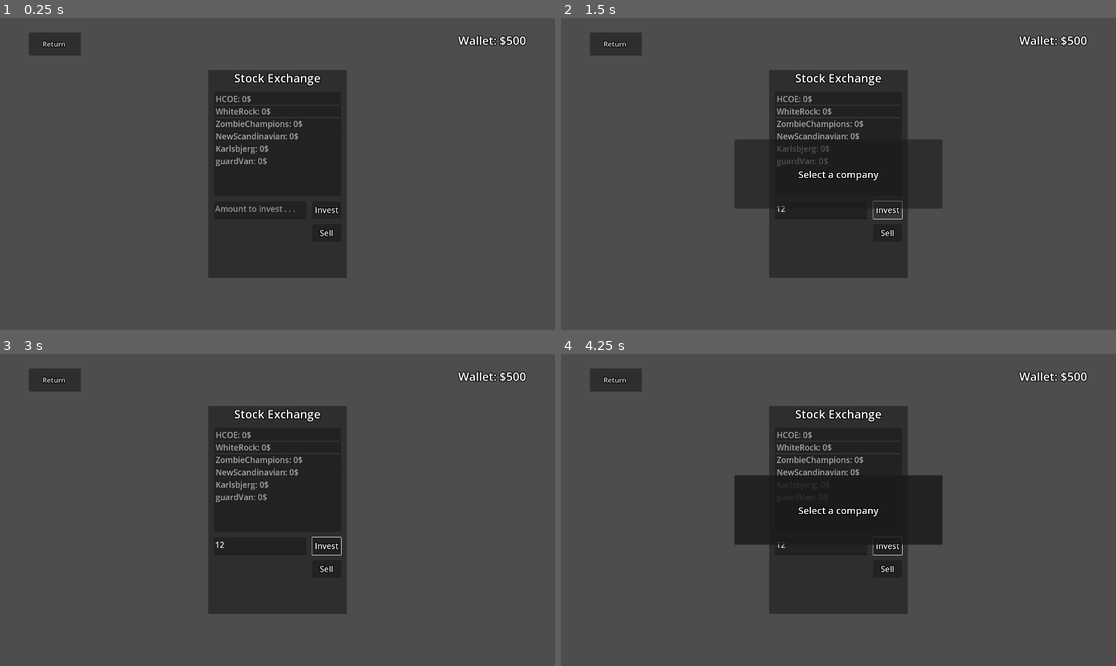
Above: before the commit, frames 1-4 (two rows, left to right).
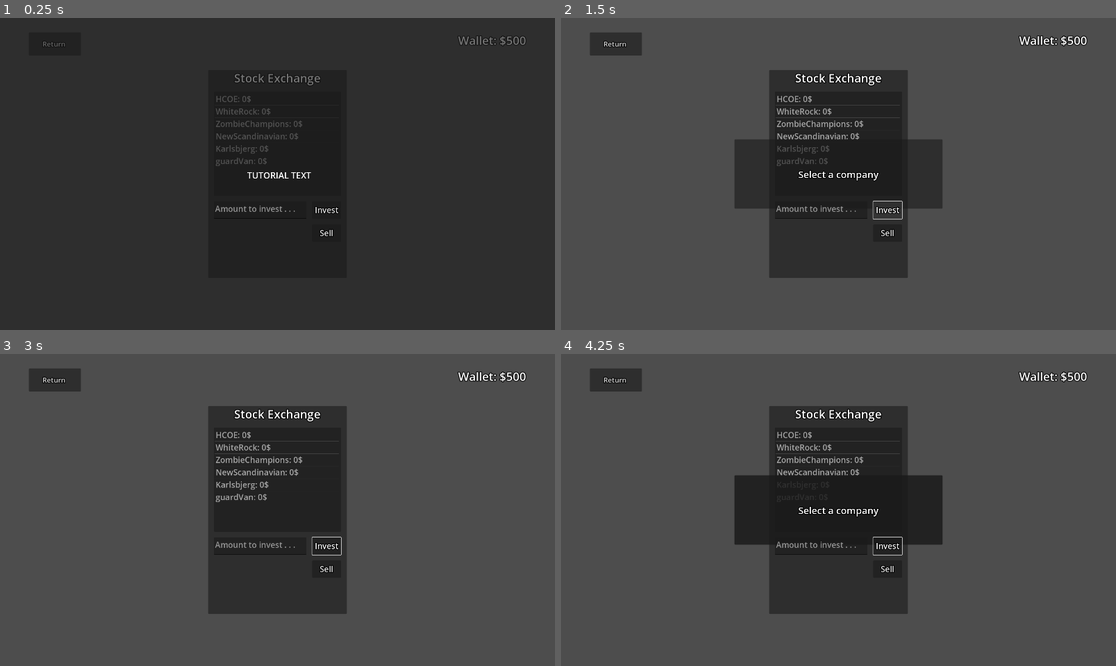
Above: after the commit, the same moments.

Repository: ThyGram/Eksamensprojekt-DDU
Game: Godot game, scene res://MainGame/Computer/computer_stocks.tscn
Two runs of this game, one before a commit and one after it. Both use one fixed random seed, a clock stepped at 60 frames per second and the inputs below. This scene is started directly instead of the project's main scene.
Inputs (mouse positions are in pixels of both pictures, inside the frame that each line leads up to):
- Up to frame 1 (0.25 s): no input
- Up to frame 2 (1.5 s): click (821, 211) at 0.52 s; type "12" at 0.6 s; click "Invest" at 1.25 s
- Up to frame 3 (3 s): click "Sell" at 2 s; click "Return" at 2.75 s
- Up to frame 4 (4.25 s): tap Enter (ui_accept) at 3.5, 3.77 s; move the mouse to (960, 494) at 3.52 s; press the mouse at (960, 494) at 3.53 s; hold D (Right) from 3.53 s (still down)

The runs differ from the first frame. In frame 1, 83% of the frame differs, in the area x 0-100%, y 0-100%; in frame 2, 0.1%; in frame 3, 0.1%; in frame 4, 0.1%.

Commit message:
tutrorailal

Diff:
--- a/GodotGame/MainGame/Computer/computer_bank.tscn
+++ b/GodotGame/MainGame/Computer/computer_bank.tscn
@@ -79,6 +79,7 @@
 theme_override_colors/font_outline_color = Color(0, 0, 0, 1)
 theme_override_constants/outline_size = 10
 theme_override_font_sizes/font_size = 40
+text = "MONEY"
 
 [node name="BankMoney" type="Label" parent="."]
 layout_mode = 0
@@ -90,6 +91,7 @@
 theme_override_colors/font_outline_color = Color(0, 0, 0, 1)
 theme_override_constants/outline_size = 10
 theme_override_font_sizes/font_size = 50
+text = "BANK MONEY"
 horizontal_alignment = 1
 vertical_alignment = 1
 
@@ -180,6 +182,7 @@
 theme_override_colors/font_outline_color = Color(0, 0, 0, 1)
 theme_override_constants/outline_size = 10
 theme_override_font_sizes/font_size = 40
+text = "INTEREST"
 horizontal_alignment = 1
 vertical_alignment = 1
 
--- a/GodotGame/MainGame/Computer/computer_stocks.gd
+++ b/GodotGame/MainGame/Computer/computer_stocks.gd
@@ -6,6 +6,12 @@
 
 func _ready():
 	storage.connect("stocks_changed", UpdateList)
+
+	if !storage.StockTutorial or storage.StockTutorial == null:
+		storage.StockTutorial = false
+		$TutorialPanel.visible = true
+	else:
+		$TutorialPanel.queue_free()
 
 	for key in stocks:
 		$Panel/CurrentInvestments.add_item(stocks[key][2] + ": " + str(stocks[key][0]) + "$", null, true)
@@ -19,6 +25,11 @@
 func _input(event):
 	if (event.is_action_pressed("Escape")):
 		get_tree().change_scene_to_file("res://MainGame/main_game_computer.tscn")
+	if (event.is_action_pressed("LeftClick") and !storage.StockTutorial):
+		$TutorialPanel.queue_free()
+		storage.StockTutorial = true
+
+
 
 # Called every frame. 'delta' is the elapsed time since the previous frame.
 func _process(delta):
--- a/GodotGame/MainGame/Computer/computer_stocks.tscn
+++ b/GodotGame/MainGame/Computer/computer_stocks.tscn
@@ -54,6 +54,7 @@
 theme_override_font_sizes/font_size = 28
 
 [node name="Invest" type="Button" parent="Panel"]
+z_index = 6
 layout_mode = 1
 anchors_preset = 6
 anchor_left = 1.0
@@ -72,6 +73,7 @@
 text = "Invest"
 
 [node name="InvestingAmount" type="TextEdit" parent="Panel"]
+z_index = 6
 layout_mode = 1
 anchors_preset = 4
 anchor_top = 0.5
@@ -85,6 +87,7 @@
 placeholder_text = "Amount to invest . . ."
 
 [node name="Sell" type="Button" parent="Panel"]
+z_index = 6
 layout_mode = 1
 anchors_preset = 6
 anchor_left = 1.0
@@ -128,6 +131,32 @@
 theme_override_font_sizes/font_size = 24
 text = "Return "
 
+[node name="TutorialPanel" type="Panel" parent="."]
+z_index = 5
+layout_mode = 0
+offset_left = -33.0
+offset_top = -27.0
+offset_right = 1964.0
+offset_bottom = 1116.0
+
+[node name="Tutorial Text" type="Label" parent="TutorialPanel"]
+layout_mode = 1
+anchors_preset = 8
+anchor_left = 0.5
+anchor_top = 0.5
+anchor_right = 0.5
+anchor_bottom = 0.5
+offset_left = -286.0
+offset_top = -147.5
+offset_right = 286.0
+offset_bottom = 147.5
+grow_horizontal = 2
+grow_vertical = 2
+theme_override_font_sizes/font_size = 30
+text = "TUTORIAL TEXT"
+horizontal_alignment = 1
+vertical_alignment = 1
+
 [connection signal="pressed" from="Panel/Invest" to="." method="_on_invest_pressed"]
 [connection signal="pressed" from="Panel/Sell" to="." method="_on_sell_pressed"]
 [connection signal="pressed" from="ReturnButton" to="." method="_on_return_button_pressed"]
--- a/GodotGame/Menu/Login.gd
+++ b/GodotGame/Menu/Login.gd
@@ -24,6 +24,7 @@
 	get_player($Username.text, $Password.text)
 
 func _ready():
+	print("READT")
 	randomize()
 	add_child(http_request)
 	http_request.connect("request_completed", Callable(self, "_http_request_completed"))
--- a/GodotGame/Menu/Login.tscn
+++ b/GodotGame/Menu/Login.tscn
@@ -20,6 +20,7 @@
 placeholder_text = "username"
 
 [node name="Password" type="TextEdit" parent="."]
+layout_mode = 0
 offset_left = 800.0
 offset_top = 388.0
 offset_right = 1028.0
@@ -35,6 +36,7 @@
 text = "Login"
 
 [node name="Register" type="Button" parent="."]
+layout_mode = 0
 offset_left = 838.0
 offset_top = 614.0
 offset_right = 998.0
--- a/GodotGame/Menu/Register.gd
+++ b/GodotGame/Menu/Register.gd
@@ -105,7 +105,6 @@
 		print("Requesting nonce")
 
 func new_player(username, password, displayname, highscore):
-
 	var command = "add_score"
 	var data = {"username": username, "passkey": password, "displayname": displayname, "highscore": highscore}
 	request_queue.push_back({"command": command, "data": data})
--- a/GodotGame/Menu/Register.tscn
+++ b/GodotGame/Menu/Register.tscn
@@ -20,6 +20,7 @@
 placeholder_text = "Username"
 
 [node name="Password" type="TextEdit" parent="."]
+layout_mode = 0
 offset_left = 746.0
 offset_top = 333.0
 offset_right = 1082.0
@@ -27,6 +28,7 @@
 placeholder_text = "Password"
 
 [node name="Displayname" type="TextEdit" parent="."]
+layout_mode = 0
 offset_left = 744.0
 offset_top = 433.0
 offset_right = 1080.0
@@ -42,6 +44,7 @@
 text = "Register"
 
 [node name="Return" type="Button" parent="."]
+layout_mode = 0
 offset_left = 268.0
 offset_top = 32.0
 offset_right = 336.0
--- a/GodotGame/PopUps/PauseMenu.tscn
+++ b/GodotGame/PopUps/PauseMenu.tscn
@@ -25,12 +25,13 @@
 anchors_preset = 5
 anchor_left = 0.5
 anchor_right = 0.5
-offset_left = -20.0
-offset_right = 20.0
-offset_bottom = 23.0
+offset_left = -172.5
+offset_right = 172.5
+offset_bottom = 42.0
 grow_horizontal = 2
 theme_override_font_sizes/font_size = 30
 text = "Game Paused DAY X"
+horizontal_alignment = 1
 
 [node name="Continue" type="Button" parent="Panel"]
 layout_mode = 0
@@ -50,5 +51,19 @@
 theme_override_font_sizes/font_size = 20
 text = "Quit"
 
+[node name="Label" type="Label" parent="Panel"]
+layout_mode = 1
+anchors_preset = 7
+anchor_left = 0.5
+anchor_top = 1.0
+anchor_right = 0.5
+anchor_bottom = 1.0
+offset_left = -81.5
+offset_top = -64.0
+offset_right = 81.5
+grow_horizontal = 2
+grow_vertical = 0
+text = "Progress is not saved"
+
 [connection signal="pressed" from="Panel/Continue" to="." method="_on_continue_pressed"]
 [connection signal="pressed" from="Panel/Quit" to="." method="_on_quit_pressed"]
--- a/GodotGame/SingleTon.gd
+++ b/GodotGame/SingleTon.gd
@@ -18,6 +18,9 @@
 #TUTORIAL CONFIRMATIONS
 var ComputerTutorial : bool
 var TVTutorial : bool
+var BankTutorial : bool
+var StockTutorial : bool
+var CalenderTutorial : bool
 
 var Goodnews : String = "No News"
 var Badnews : String = "No News"
@@ -51,6 +54,9 @@
 	#TUTORIALS
 	ComputerTutorial = storage.ComputerTutorial
 	TVTutorial = storage.TVTutorial
+	StockTutorial = storage.StockTutorial
+	BankTutorial = storage.BankTutorial
+	CalenderTutorial = storage.CalenderTutorial
 
 	# Stocks
 	Stocks = storage.Stocks
